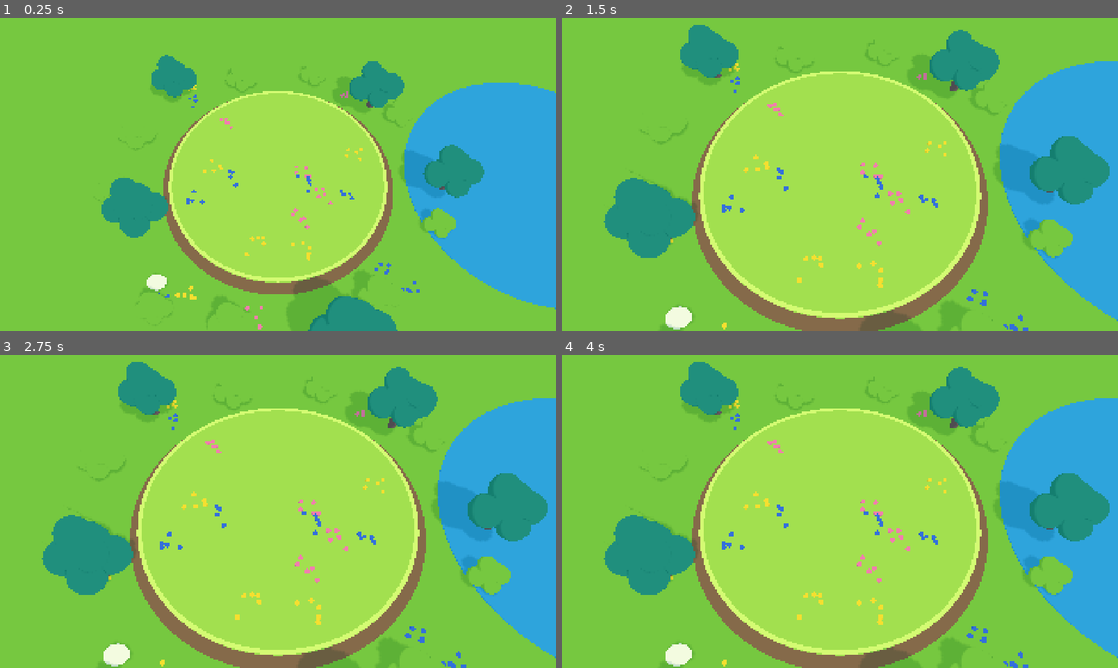
Above: before the commit, frames 1-4 (two rows, left to right).
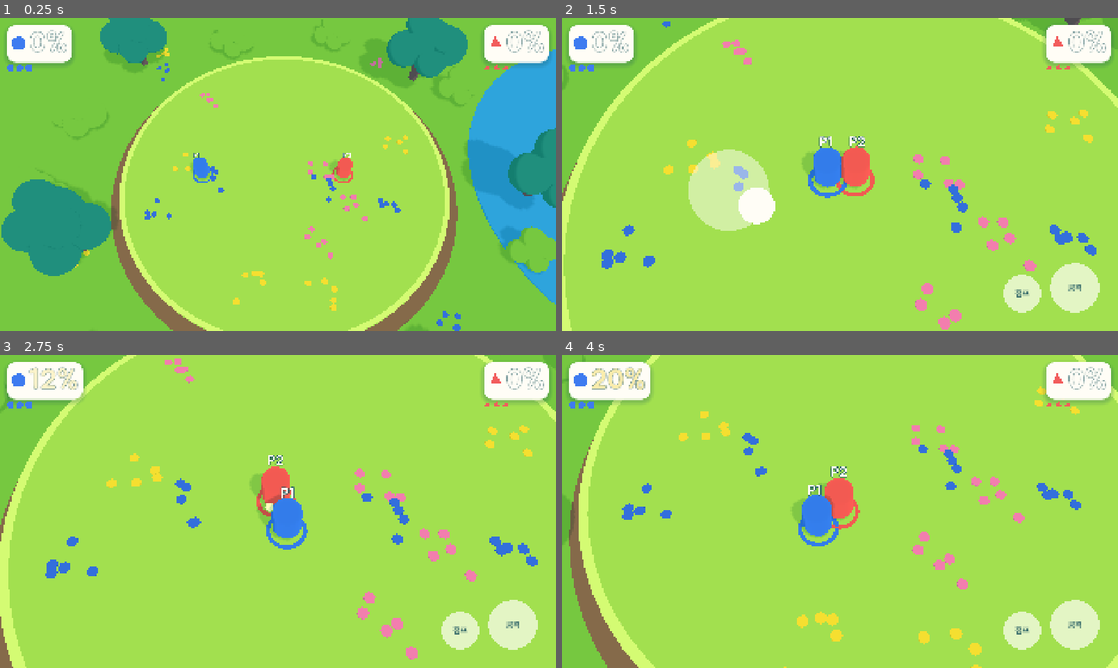
Above: after the commit, the same moments.

Repository: UICHEOL-HWANG/TheBrawlGuys
Game: Godot game, scene res://src/main/main.tscn
Same seed, same stepped clock (60 frames per second), same inputs: the game is played once before the commit and once after it.
Inputs (mouse positions are in pixels of both pictures, inside the frame that each line leads up to):
- Up to frame 1 (0.25 s): no input
- Up to frame 2 (1.5 s): tap Enter (ui_accept) at 0.5 s; move the mouse to (962, 158) at 0.52 s; hold D (p1_right, bound only after the commit) 0.53-1.25 s; hold Enter (ui_accept) 0.53-1.25 s; click (962, 158) at 0.67 s; tap Space (p1_jump, bound only after the commit) at 0.77 s; drag from (728, 190) to (812, 237) at 1.27 s
- Up to frame 3 (2.75 s): move the mouse to (333, 442) at 2.02 s; hold D (p1_right, bound only after the commit) from 2.03 s (still down); hold Enter (ui_accept) from 2.03 s (still down); tap U (p1_grab, bound only after the commit) at 2.1 s
- Up to frame 4 (4 s): release D (p1_right, bound only after the commit) at 2.75 s; release Enter (ui_accept) at 2.75 s; drag from (812, 574) to (673, 464) at 2.77 s; move the mouse to (1006, 558) at 3.52 s; hold A (p1_left, bound only after the commit) from 3.53 s (still down); hold Enter (ui_accept) from 3.53 s (still down); tap K (p1_heavy, bound only after the commit) at 3.6 s; tap Space (p1_jump, bound only after the commit) at 3.77 s

The runs differ from the first frame. In frame 1, 49% of the frame differs, in the area x 0-100%, y 0-100%; in frame 2, 71%; in frame 3, 70%; in frame 4, 70%.

Commit message:
feat: wire phase 1 match loop with bot, HUD, feel and restart
Co-Authored-By: Claude Sonnet 5.5 <noreply@anthropic.com>

Diff:
--- a/scripts/capture_evidence.gd
+++ b/scripts/capture_evidence.gd
@@ -6,7 +6,7 @@
 ## Usage (windowed, NOT headless -- it needs a renderer):
 ##   godot --path . -s res://scripts/capture_evidence.gd -- \
 ##       --scene=res://src/main/main.tscn --out=/abs/path/file.png \
-##       [--frames=120] [--arena-radius=20] [--show-panel]
+##       [--frames=120] [--arena-radius=20] [--show-panel] [--show-touch]
 
 const DEFAULT_FRAMES := 120
 
@@ -20,7 +20,7 @@
 	var scene_path: String = args.get("scene", "")
 	_out_path = args.get("out", "")
 	if scene_path.is_empty() or _out_path.is_empty():
-		push_error("capture_evidence: usage: -- --scene=res://path.tscn --out=/abs/path.png [--frames=120] [--arena-radius=F] [--show-panel]")
+		push_error("capture_evidence: usage: -- --scene=res://path.tscn --out=/abs/path.png [--frames=120] [--arena-radius=F] [--show-panel] [--show-touch]")
 		quit(1)
 		return
 
@@ -53,6 +53,14 @@
 			return
 		panel.toggle()
 
+	if args.has("show-touch"):
+		var touch := _find_touch_input(instance)
+		if touch == null:
+			push_error("capture_evidence: no TouchInput found in scene tree")
+			quit(1)
+			return
+		touch.visible = true
+
 	process_frame.connect(_on_process_frame)
 
 
@@ -80,6 +88,16 @@
 	return null
 
 
+func _find_touch_input(node: Node) -> TouchInput:
+	if node is TouchInput:
+		return node
+	for child: Node in node.get_children():
+		var found := _find_touch_input(child)
+		if found != null:
+			return found
+	return null
+
+
 func _parse_args(raw: PackedStringArray) -> Dictionary:
 	var out: Dictionary = {}
 	for arg: String in raw:
--- a/src/main/main.gd
+++ b/src/main/main.gd
@@ -1,22 +1,34 @@
 extends Node
 ## Entry point: fixed 60 Hz sim loop + interpolated rendering (docs/PRD.md §5.4).
+## Phase 1: local player (keyboard + touch) vs bot, HUD, game feel, result and restart.
 
 const CONFIG_PATH := "res://src/config/default_config.tres"
 const SEED := 1
 const PLAYER_COUNT := 2
+const LOCAL_PLAYER := 0
+const BOT_PLAYER := 1
+## Smoothing factor for the per-tick sim cost shown in the debug panel.
+const SIM_COST_SMOOTHING := 0.1
 
 var _config: GameConfig
 var _world: World
 var _ticker: FixedTicker
 var _camera: CameraRig
 var _panel: ConfigPanel
-## Render interpolation contract: views lerp prev -> curr by _alpha (consumed from Phase 1).
+var _local_input: LocalInput
+var _bot: BotController
+var _views: Array[FighterView] = []
+var _hud: Hud
+var _feel: FeelDirector
+var _result_shown: bool = false
+## Render interpolation contract: views lerp prev -> curr by _alpha.
 var _prev_state: Dictionary = {}
 var _curr_state: Dictionary = {}
 var _alpha: float = 0.0
 var _tps_ticks: int = 0
 var _tps_time: float = 0.0
 var _tps: float = 0.0
+var _sim_us: float = 0.0
 
 
 func _ready() -> void:
@@ -26,7 +38,7 @@
 		get_tree().quit(1)
 		set_process(false)
 		return
-	_world = World.new(_config, SEED)
+	InputBindings.apply()
 	_ticker = FixedTicker.new(_config.max_ticks_per_frame)
 	_config.changed.connect(func() -> void: _ticker.max_ticks_per_frame = _config.max_ticks_per_frame)
 
@@ -42,36 +54,92 @@
 	_camera = CameraRig.new()
 	add_child(_camera)
 	_camera.setup(_config)
+	_feel = FeelDirector.new()
+	add_child(_feel)
+	_feel.setup(_config, _camera)
+	for i: int in PLAYER_COUNT:
+		var view := FighterView.new()
+		add_child(view)
+		view.setup(i, _config)
+		_views.append(view)
+
+	_local_input = LocalInput.new()
+	var touch := TouchInput.new()
+	add_child(touch)
+	touch.setup(_local_input, _config)
+	_hud = Hud.new()
+	add_child(_hud)
+	_hud.restart_requested.connect(_start_match)
 	if OS.is_debug_build():
 		_panel = ConfigPanel.new()
 		add_child(_panel)
 		_panel.setup(_config)
+	_start_match()
 
+
+func get_world() -> World:
+	return _world
+
+
+func _start_match() -> void:
+	_world = World.new(_config, SEED, PLAYER_COUNT)
+	_bot = BotController.new(BOT_PLAYER, _config)
+	_hud.setup(PLAYER_COUNT, _config.stocks)
+	_result_shown = false
 	_curr_state = _world.state_view()
 	_prev_state = _curr_state
 
 
+func _gather_inputs() -> Array[InputFrame]:
+	var inputs: Array[InputFrame] = [_local_input.sample(), _bot.sample(_curr_state)]
+	return inputs
+
+
 func _process(delta: float) -> void:
+	_local_input.poll()
 	var ticks := _ticker.advance(delta)
+	var events: Array = []
 	for i: int in ticks:
 		_prev_state = _curr_state
-		_world.tick(_neutral_inputs())
+		var started := Time.get_ticks_usec()
+		_world.tick(_gather_inputs())
+		_sim_us = lerpf(_sim_us, float(Time.get_ticks_usec() - started), SIM_COST_SMOOTHING)
 		_curr_state = _world.state_view()
+		events.append_array(_curr_state["events"])
 	_alpha = _ticker.alpha()
-	_camera.follow(_arena_bounds(), delta)
+	_draw_fighters()
+	_hud.update_from(_curr_state)
+	_feel.on_events(events)
+	_camera.follow(_camera_targets(), delta)
+	if bool(_curr_state["match_over"]) and not _result_shown:
+		_result_shown = true
+		_hud.show_result(int(_curr_state["winner"]), LOCAL_PLAYER)
 	_update_info(delta, ticks)
 
 
-func _neutral_inputs() -> Array[InputFrame]:
-	var inputs: Array[InputFrame] = []
-	for i: int in PLAYER_COUNT:
-		inputs.append(InputFrame.neutral())
-	return inputs
+func _unhandled_input(event: InputEvent) -> void:
+	if _result_shown and event.is_action_pressed("ui_accept"):
+		_start_match()
 
 
-func _arena_bounds() -> PackedVector3Array:
-	var r := _config.arena_radius
-	return PackedVector3Array([Vector3(-r, 0, 0), Vector3(r, 0, 0), Vector3(0, 0, -r), Vector3(0, 0, r)])
+func _draw_fighters() -> void:
+	var prev: Array = _prev_state["fighters"]
+	var curr: Array = _curr_state["fighters"]
+	var tick := int(_curr_state["tick"])
+	for i: int in _views.size():
+		var before: Dictionary = prev[i] if i < prev.size() else {}
+		_views[i].apply(before, curr[i], _alpha, tick)
+
+
+func _camera_targets() -> PackedVector3Array:
+	var pts := PackedVector3Array()
+	for f: Dictionary in _curr_state["fighters"]:
+		if int(f["state"]) != Fighter.State.KO:
+			pts.append(f["pos"])
+	if pts.is_empty():
+		var r := _config.arena_radius
+		pts = PackedVector3Array([Vector3(-r, 0, 0), Vector3(r, 0, 0), Vector3(0, 0, -r), Vector3(0, 0, r)])
+	return pts
 
 
 func _update_info(delta: float, ticks: int) -> void:
@@ -83,4 +151,5 @@
 		_tps_time = 0.0
 	if _panel == null:
 		return
-	_panel.set_info("tick %d · %.0f tps · alpha %.2f · %d fps" % [_world.tick_count, _tps, _alpha, Engine.get_frames_per_second()])
+	_panel.set_info("tick %d · %.0f tps · sim %.3f ms · alpha %.2f · %d fps" % [
+		_world.tick_count, _tps, _sim_us / 1000.0, _alpha, Engine.get_frames_per_second()])
--- /dev/null
+++ b/tests/unit/test_main_smoke.gd
@@ -0,0 +1,12 @@
+extends GutTest
+
+
+func test_main_runs_a_match_loop() -> void:
+	var main: Node = (load("res://src/main/main.tscn") as PackedScene).instantiate()
+	add_child_autofree(main)
+	await wait_seconds(0.5)
+	var w: World = main.call("get_world")
+	assert_not_null(w)
+	assert_gt(w.tick_count, 0, "fixed ticks advanced")
+	assert_eq(w.fighters.size(), 2)
+	assert_ne(w.fighters[1].pos, Rules.spawn_point(1, 2, w.config), "the bot moved")
Binary file added: dev/active/phase-1/evidence/match-hud.png
Binary file added: dev/active/phase-1/evidence/match-panel.png
Not shown, added: tests/unit/test_main_smoke.gd.uid
